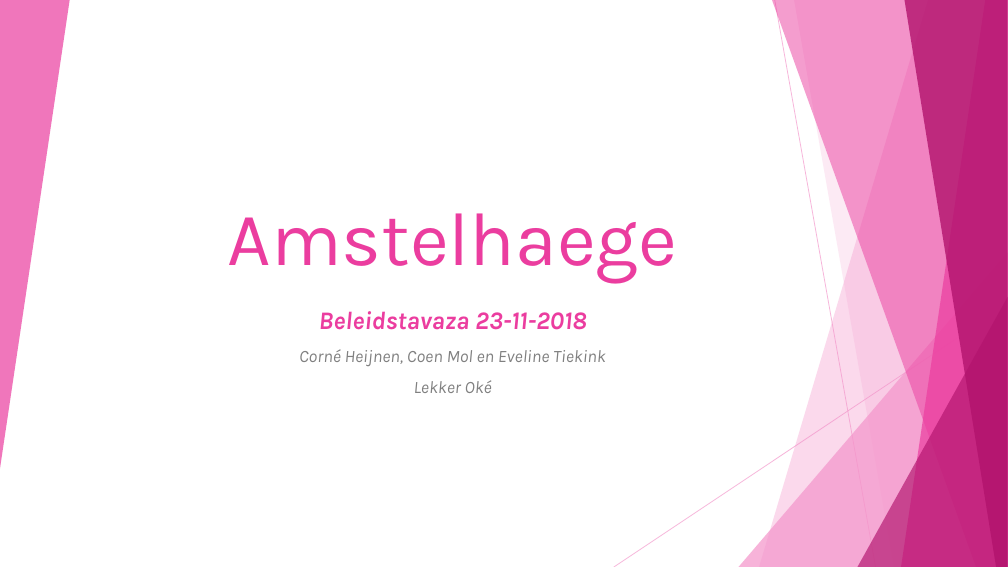
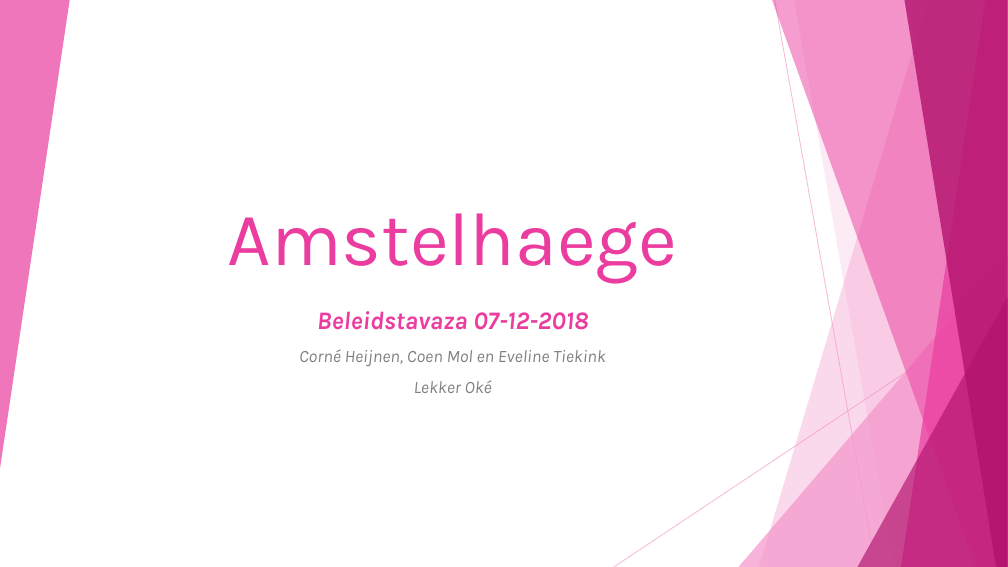
Before and after one commit to corne12345/Lekker-oke-, a slide deck: slide 1 of powerpoints/Amstelhaege PP 3.pptx. Drawn at 1008x567 pixels with LibreOffice and Linux fonts; fonts in the diff are those of the drawing. Boxes give left, top, right and bottom in pixels: in the first picture for what was removed or moved away, otherwise in the second. Text is boxed around its words. In the diff, an @@ line names an element or a change of style, - is before the commit and + after.

```diff
--- a/powerpoints/Amstelhaege PP 3.pptx
+++ b/powerpoints/Amstelhaege PP 3.pptx
@@ subtitle at (317,311,588,330): text changed @@
-Beleidstavaza 23-11-2018
+Beleidstavaza 07-12-2018
```
Also in this commit, not shown: 3 other slides changed, 1 slide added, 6 other files.
